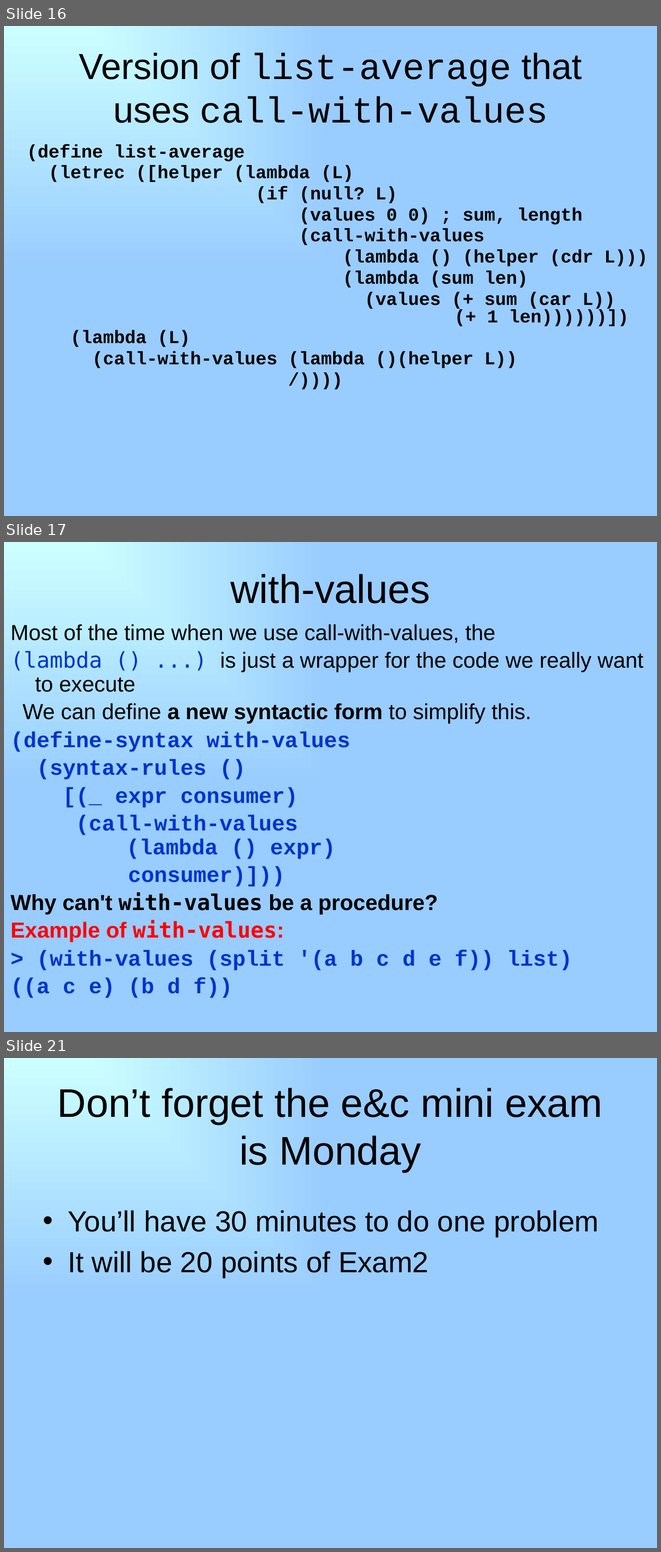
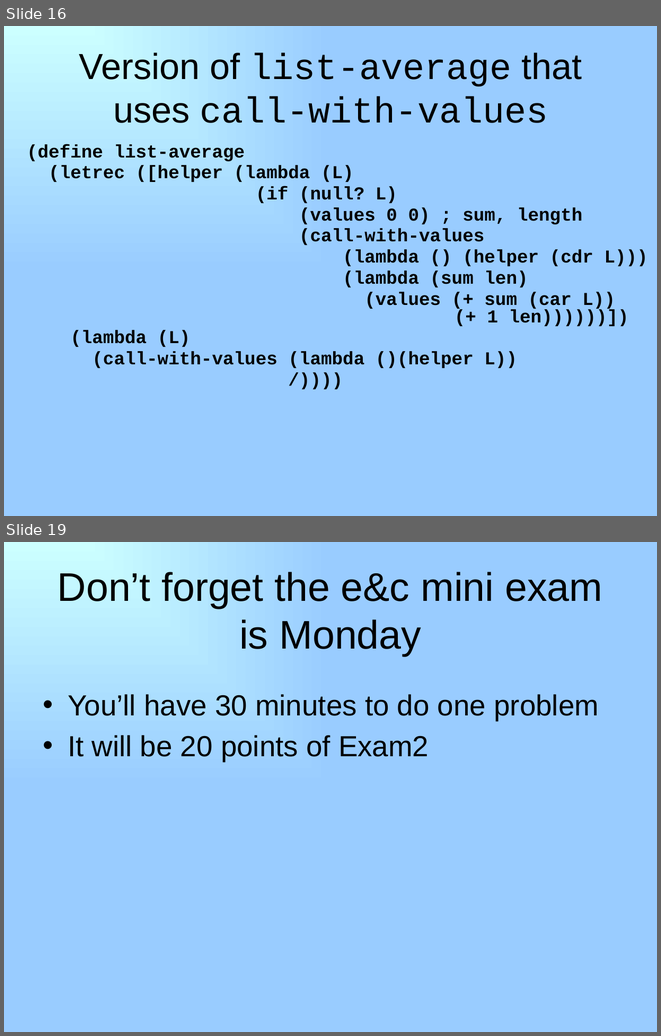
Before and after one commit to RHIT-CSSE/csse304, a slide deck: ClassMaterials/Memoization/memoization.pptx. Shown one above the other, each under a label of ours: slides 16, 17 and 21 before the commit, slides 16 and 19 after it; the slides between them are not shown. The pictures are 661x1552 and 661x1036 pixels, drawn with LibreOffice and Linux fonts; fonts in the diff are those of the drawing. Boxes give left, top, right and bottom in pixels: in the first picture for what was removed or moved away, otherwise in the second. Text is boxed around its words. In the diff, an @@ line names an element or a change of style, - is before the commit and + after.

```diff
--- a/ClassMaterials/Memoization/memoization.pptx
+++ b/ClassMaterials/Memoization/memoization.pptx
@@ slide 17 removed at box(4, 542, 657, 1032), background gradient #CCFFFF to #99CCFF @@
@@ title removed at box(231, 574, 430, 603) @@
-with-values
@@ text removed at box(10, 624, 644, 998) @@
-Most of the time when we use call-with-values, the
-(lambda () ...) is just a wrapper for the code we really want to execute
-We can define a new syntactic form to simplify this.
-(define-syntax with-values
-(syntax-rules ()
-[(_ expr consumer)
-(call-with-values
-(lambda () expr)
-consumer)]))
-Why can't with-values be a procedure?
-Example of with-values:
-> (with-values (split '(a b c d e f)) list)
-((a c e) (b d f))
@@ what was slide 21 is now slide 19 @@
```
Also in this commit, not shown: 2 slides changed, 1 slide added, 2 other slides removed, 1 other file.
